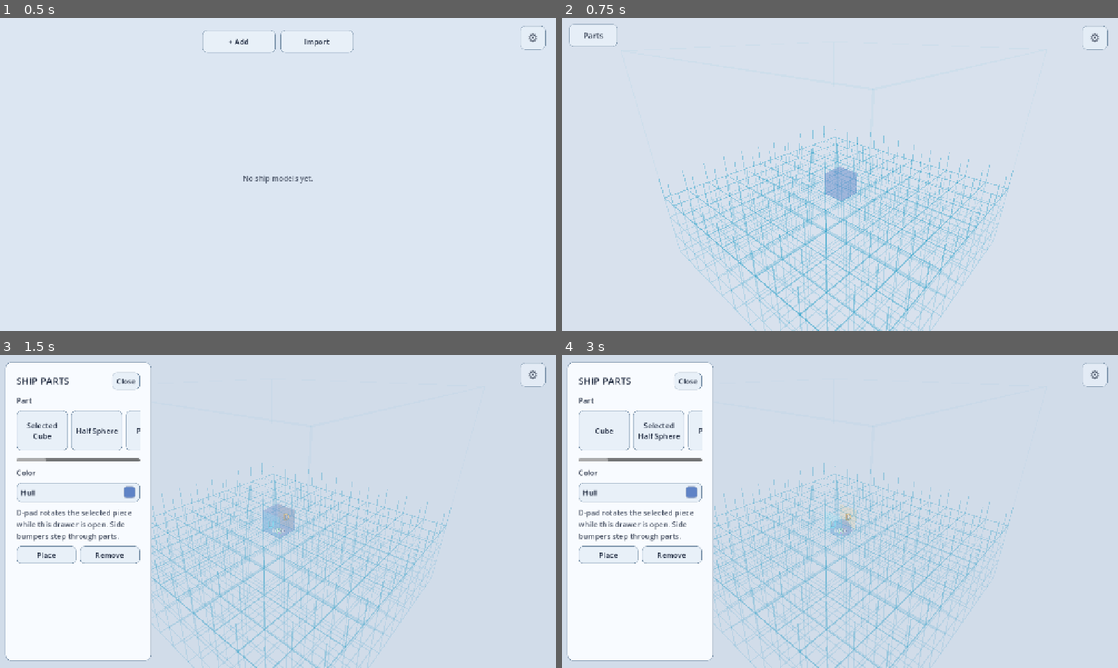
Above: before the commit, frames 1-4 (two rows, left to right).
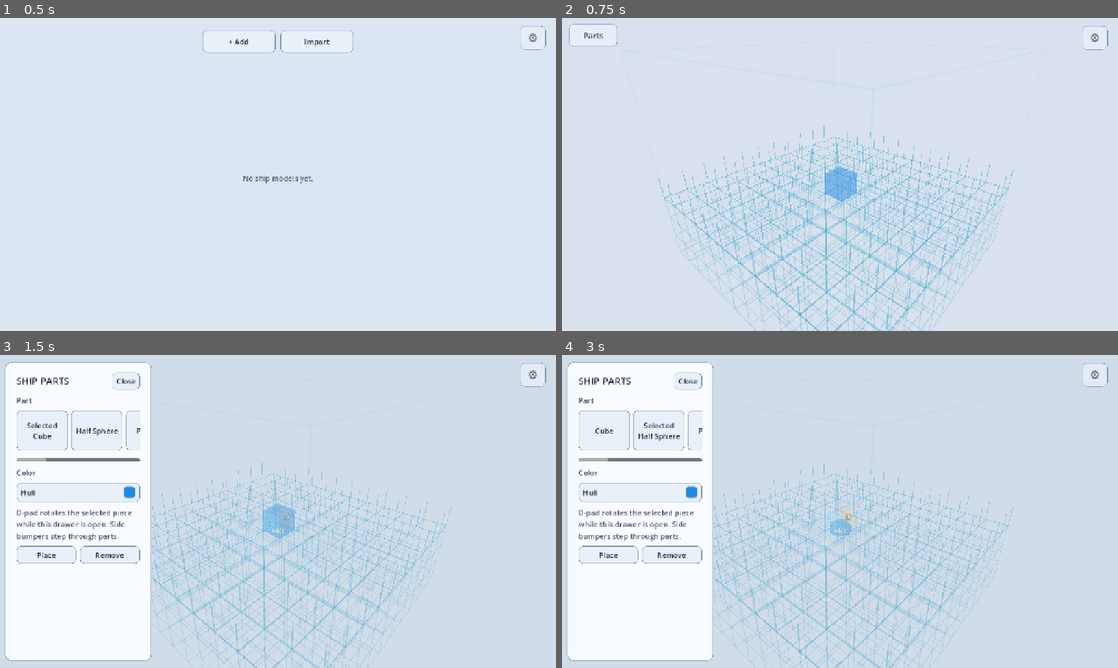
Above: after the commit, the same moments.

Repository: AkitaAttribute/SpaceMinerGame
Game: Godot game, scene res://main.tscn
Same seed, same stepped clock (60 frames per second), same inputs: the game is played once before the commit and once after it.
Inputs:
- Up to frame 1 (0.5 s): no input
- Up to frame 2 (0.75 s): click "+ Add" at 0.5 s
- Up to frame 3 (1.5 s): click "Parts" at 1.25 s
- Up to frame 4 (3 s): click "Selected Cube" at 2 s; click "Half Sphere" at 2.75 s

Frame 1 is identical in both runs. In frame 2, 0.5% of the frame differs, in the area x 47-53%, y 47-59%; in frame 3, less than 0.1%; in frame 4, less than 0.1%.

Commit message:
Restore bright blue as default ship color

Diff:
--- a/scripts/part_factory.gd
+++ b/scripts/part_factory.gd
@@ -1,7 +1,7 @@
 class_name PartFactory
 extends RefCounted
 
-const DEFAULT_PART_COLOR := Color("#5f83c6")
+const DEFAULT_PART_COLOR := Color("#1e88e5")
 const THRUSTER_CONE_COLOR := Color("#25282f")
 
 const PARTS := [
